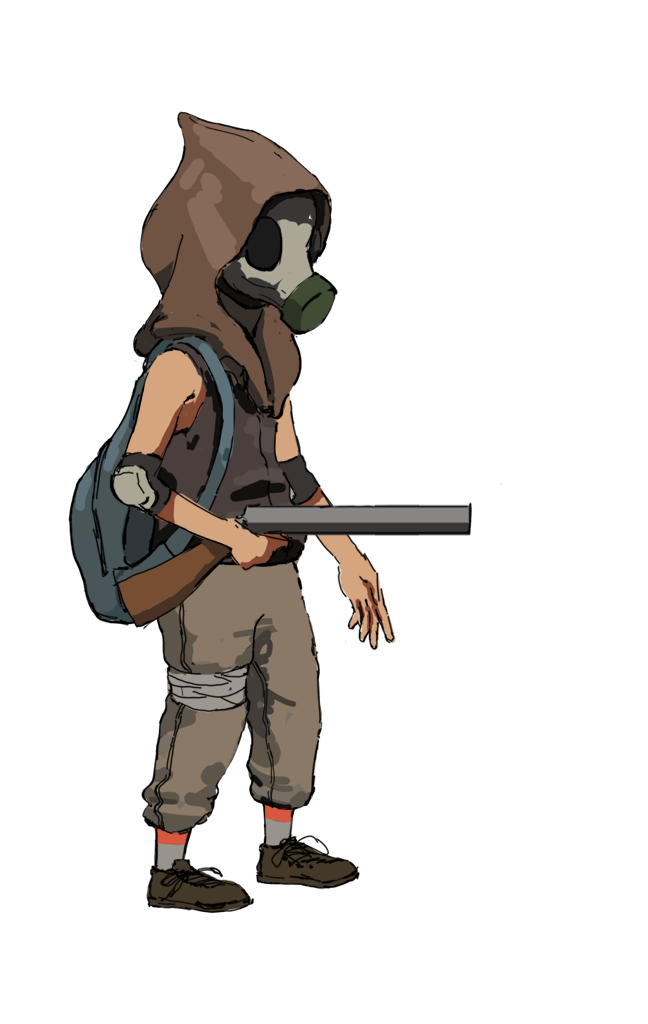
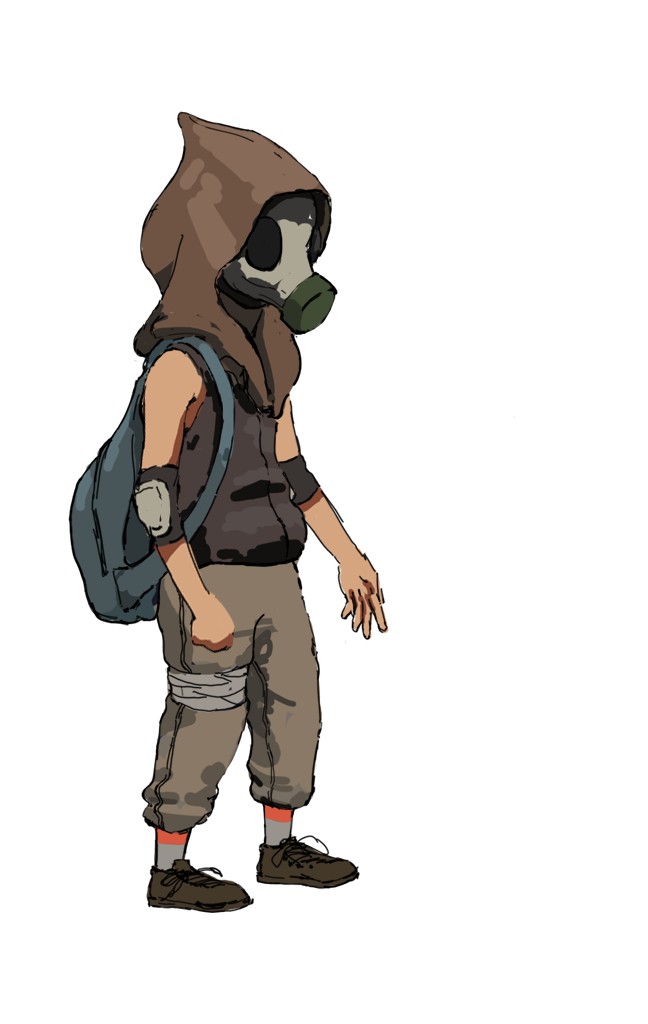
Before/after of a (648, 1024) layered artwork. What changed in the layer stack:
painted on "braço direito" over (109, 351, 516, 654)
painted on "braço esquerdo" over (340, 588, 396, 651)
